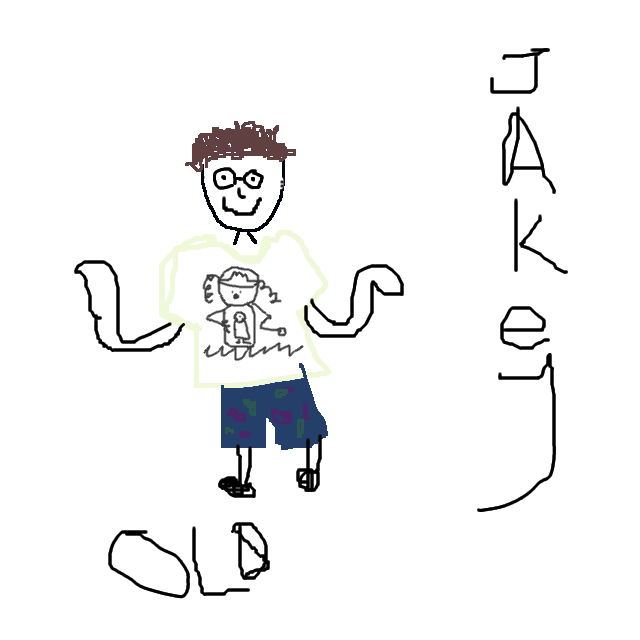
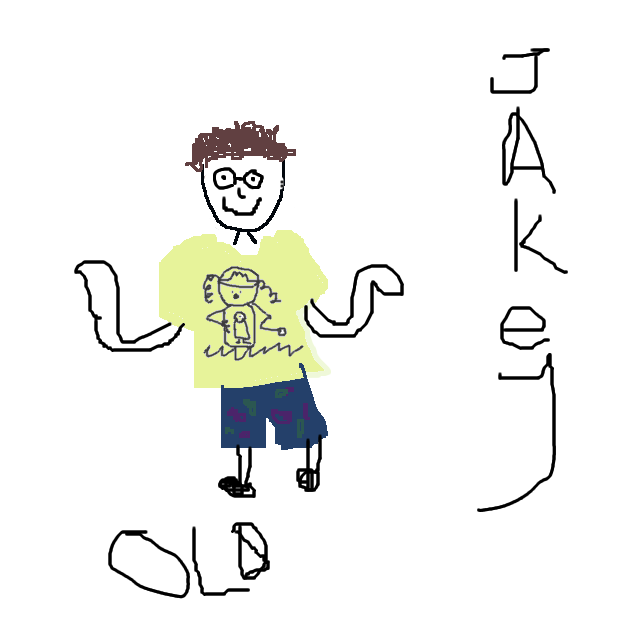
Revision of a layered 640px x 640px image; what changed, layer by layer:
renamed "Background" to "oldjakey.png", painted on it over [159, 230, 328, 388]
